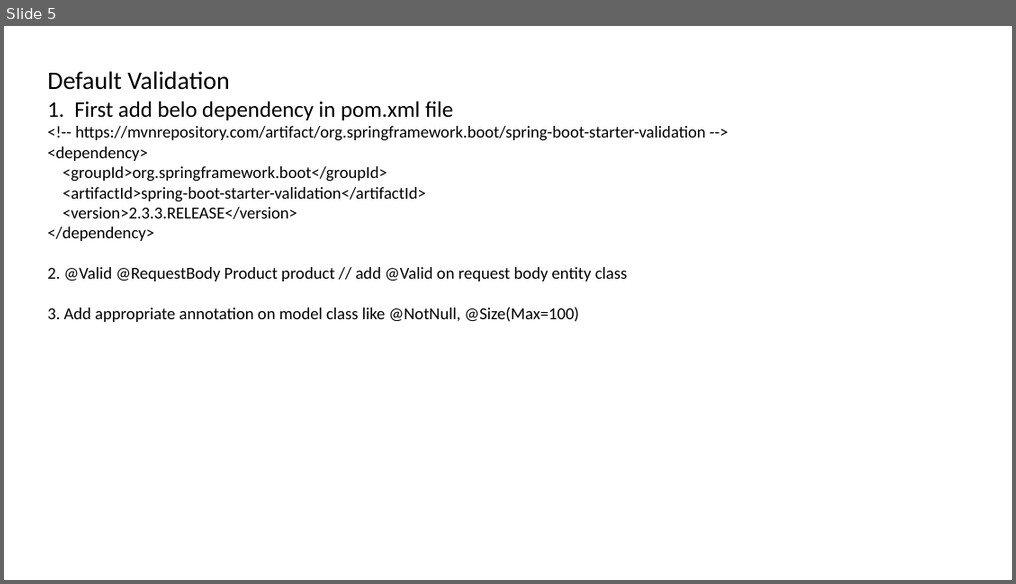
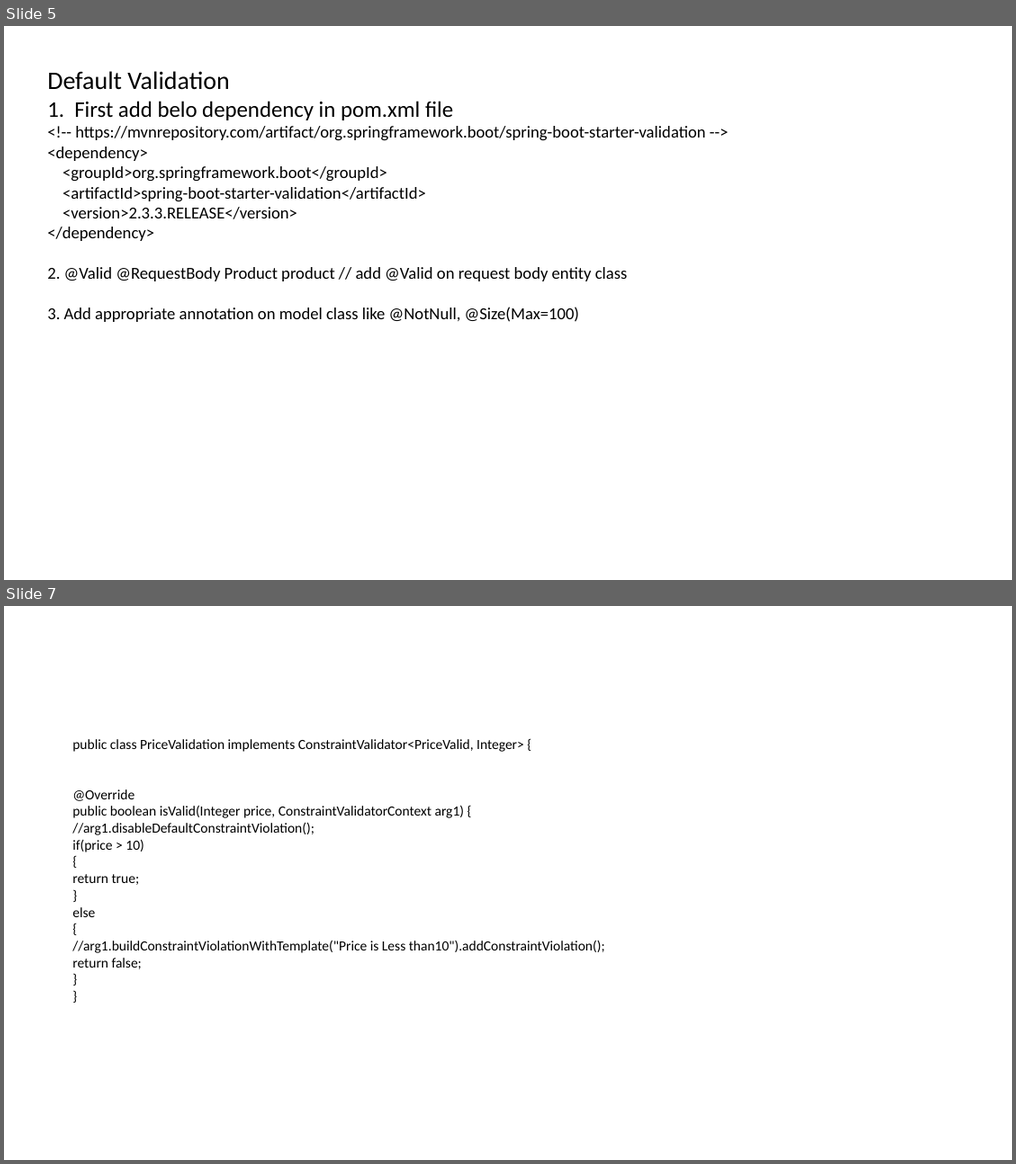
Before and after one commit to shi514652697/Resources, a slide deck: SpringBootPPT/Spring REST Validation.pptx. Shown one above the other, each under a label of ours: slide 5 before the commit, slides 5 and 7 after it; the slides between them are not shown. The pictures are 1016x584 and 1016x1164 pixels, drawn with LibreOffice and Linux fonts; fonts in the diff are those of the drawing. Boxes give left, top, right and bottom in pixels: in the first picture for what was removed or moved away, otherwise in the second. Text is boxed around its words. In the diff, an @@ line names an element or a change of style, - is before the commit and + after.

```diff
--- a/SpringBootPPT/Spring REST Validation.pptx
+++ b/SpringBootPPT/Spring REST Validation.pptx
@@ slide 7 added at box(4, 606, 1012, 1160), background #FFFFFF @@
@@ text added at box(72, 739, 605, 970), 10 pt, text #000000 @@
+public class PriceValidation implements ConstraintValidator<PriceValid, Integer> {
+@Override
+public boolean isValid(Integer price, ConstraintValidatorContext arg1) {
+//arg1.disableDefaultConstraintViolation();
+if(price > 10)
+{
+return true;
+}
+else
+{
+//arg1.buildConstraintViolationWithTemplate("Price is Less than10").addConstraintViolation();
+return false;
+}
+}
```
Also in this commit, not shown: 2 other slides added.
